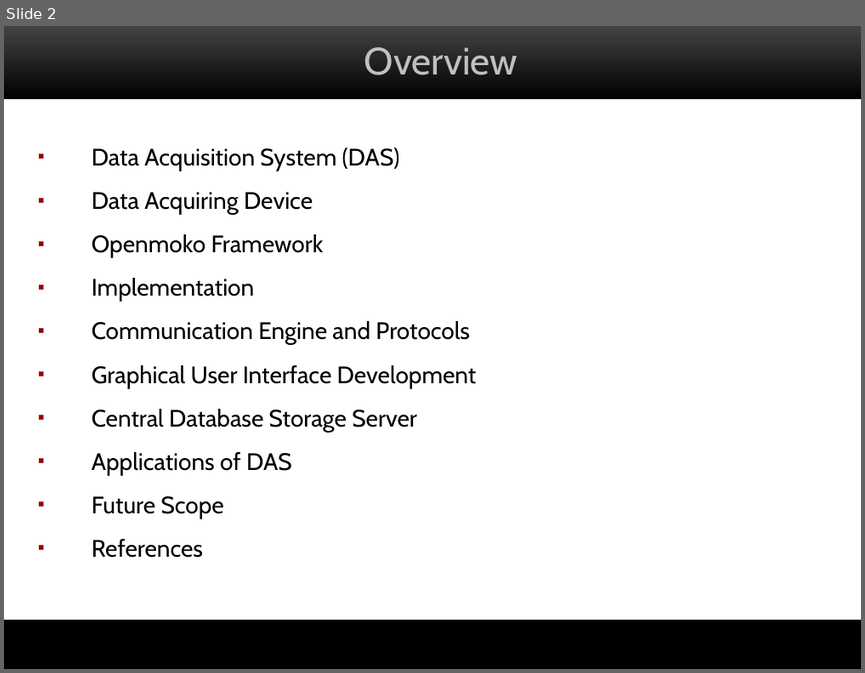
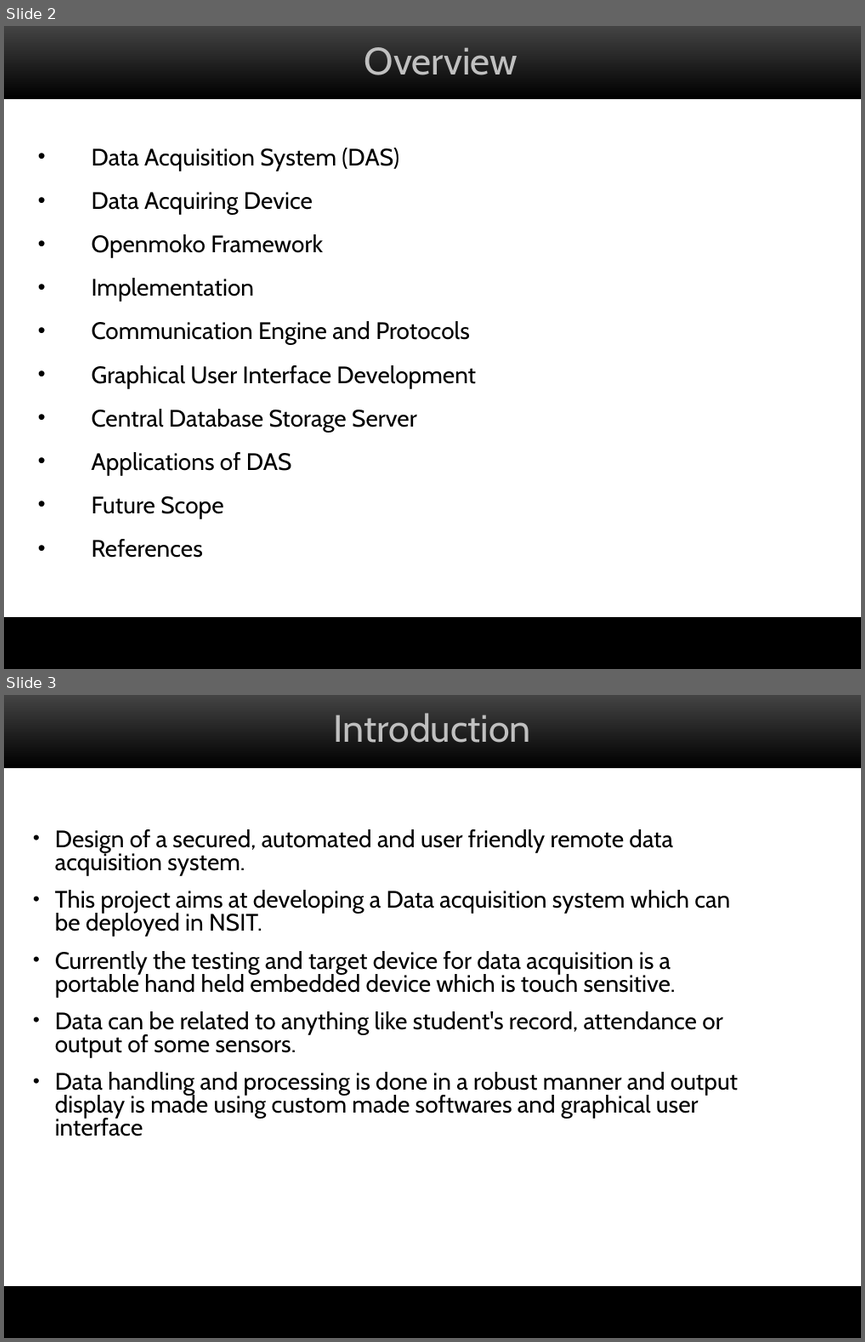
Before and after one commit to saurabh1403/attendance-on-openmoko, a slide deck: docs/mid-term-seminar.ppt. Shown one above the other, each under a label of ours: slide 2 before the commit, slides 2 and 3 after it. The pictures are 865x673 and 865x1342 pixels, drawn with LibreOffice and Linux fonts; fonts in the diff are those of the drawing; background and template pictures are left out. Boxes give left, top, right and bottom in pixels: in the first picture for what was removed or moved away, otherwise in the second. Text is boxed around its words. In the diff, an @@ line names an element or a change of style, - is before the commit and + after.

```diff
--- a/docs/mid-term-seminar.ppt
+++ b/docs/mid-term-seminar.ppt
@@ slide 3 added at <box>4,695,861,1338</box>, background #000000; not listed: 2 template elements that a slide beside it also shows @@
@@ title added at <box>334,713,531,743</box>, 32 pt, text #C0C0C0 @@
+Introduction
@@ text added at <box>55,829,738,1136</box>, 20 pt, text #000000 @@
+• Design of a secured, automated and user friendly remote data acquisition system.
+• This project aims at developing a Data acquisition system which can be deployed in NSIT.
+• Currently the testing and target device for data acquisition is a portable hand held embedded device which is touch sensitive.
+• Data can be related to anything like student's record, attendance or output of some sensors.
+• Data handling and processing is done in a robust manner and output display is made using custom made softwares and graphical user interface
@@ rectangle added at <box>4,1287,861,1338</box>, fill #000000, outline #000000 0.74 pt @@
@@ slide 2 changed as well @@
@@ text "Data Acquisition System (DAS)" at <box>92,148,476,557</box>: bullet ▪ to •; bullet colour #990000 to #000000 @@
@@ rectangle: place and size @@
-rectangle at <box>18,629,861,669</box>
+rectangle at <box>4,618,861,669</box>
```
Also in this commit, not shown: 3 other slides changed, 19 other slides added, 24 slides removed, 2 other files.
